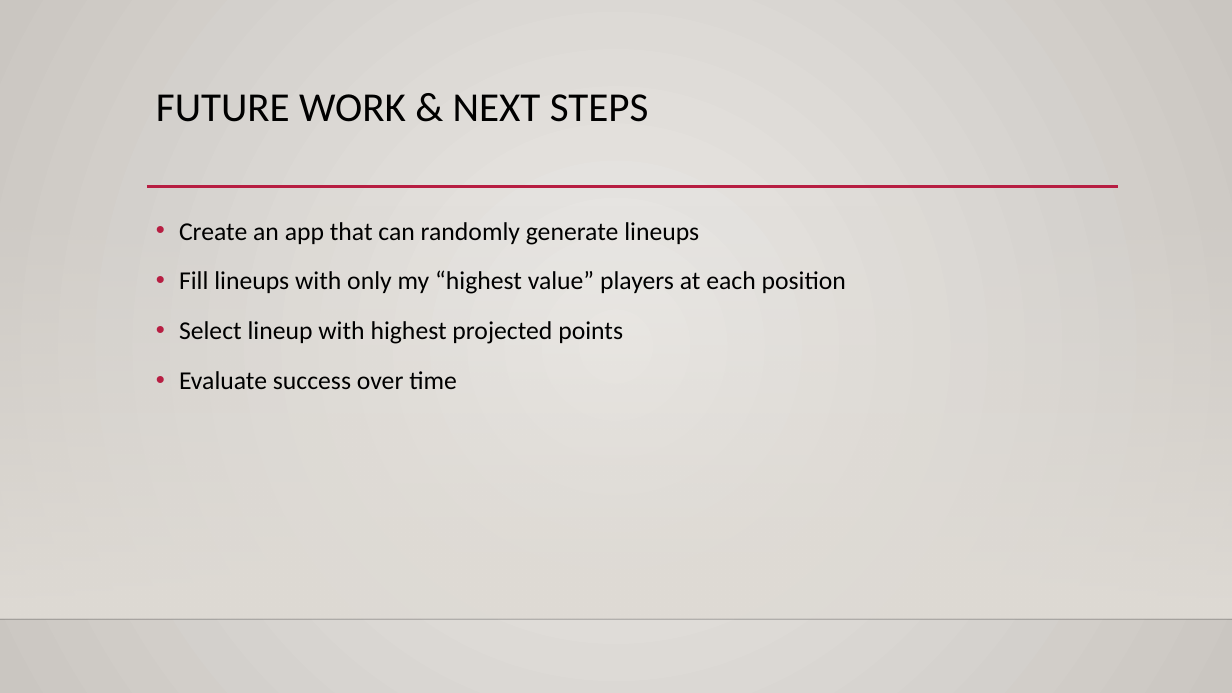
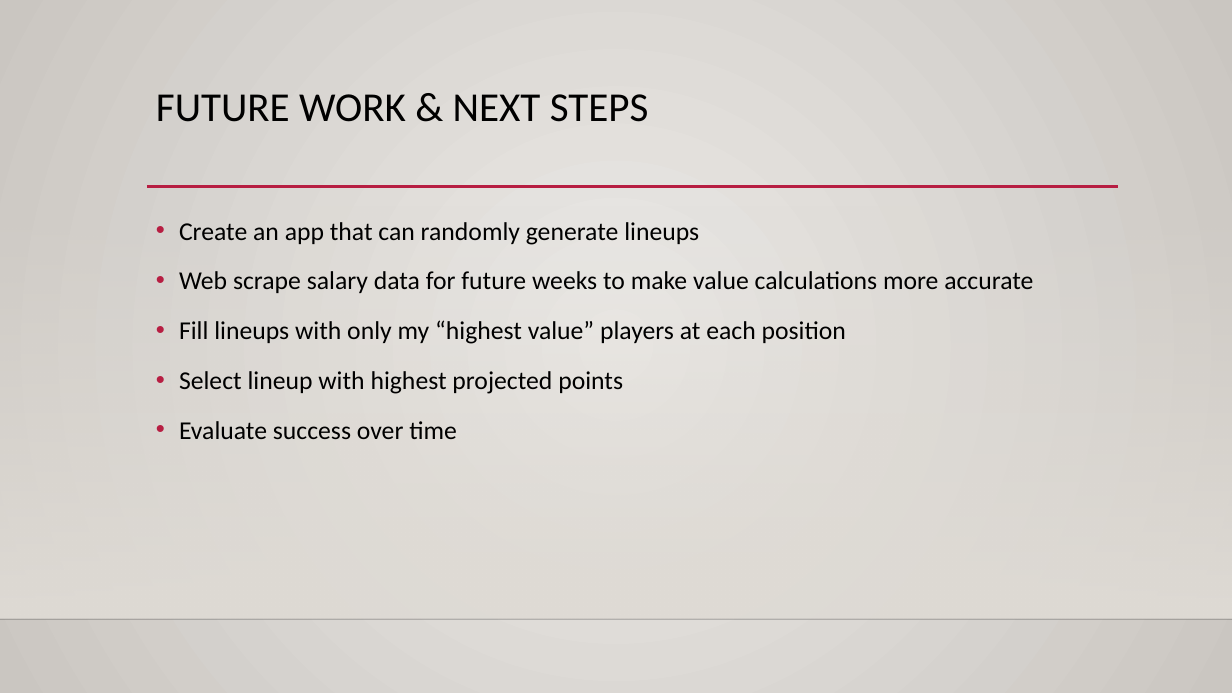
Before and after one commit to hjgoode3/NYCDSA_Python_Project, a slide deck: slide 12 of HG_Project_Presentation.pptx. Drawn at 1232x693 pixels with LibreOffice and Linux fonts; fonts in the diff are those of the drawing; background and template pictures are left out. Boxes give left, top, right and bottom in pixels: in the first picture for what was removed or moved away, otherwise in the second. Text is boxed around its words. In the diff, an @@ line names an element or a change of style, - is before the commit and + after.

Commit message:
minor slide update

```diff
--- a/HG_Project_Presentation.pptx
+++ b/HG_Project_Presentation.pptx
@@ text at <box>179,271,1033,293</box>: paragraph added @@
+• Web scrape salary data for future weeks to make value calculations more accurate
```
